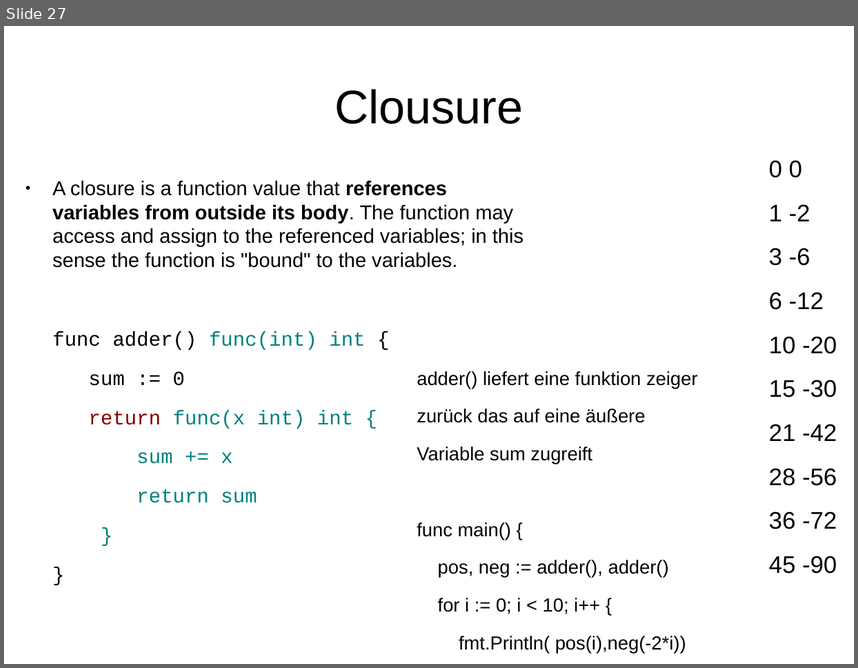
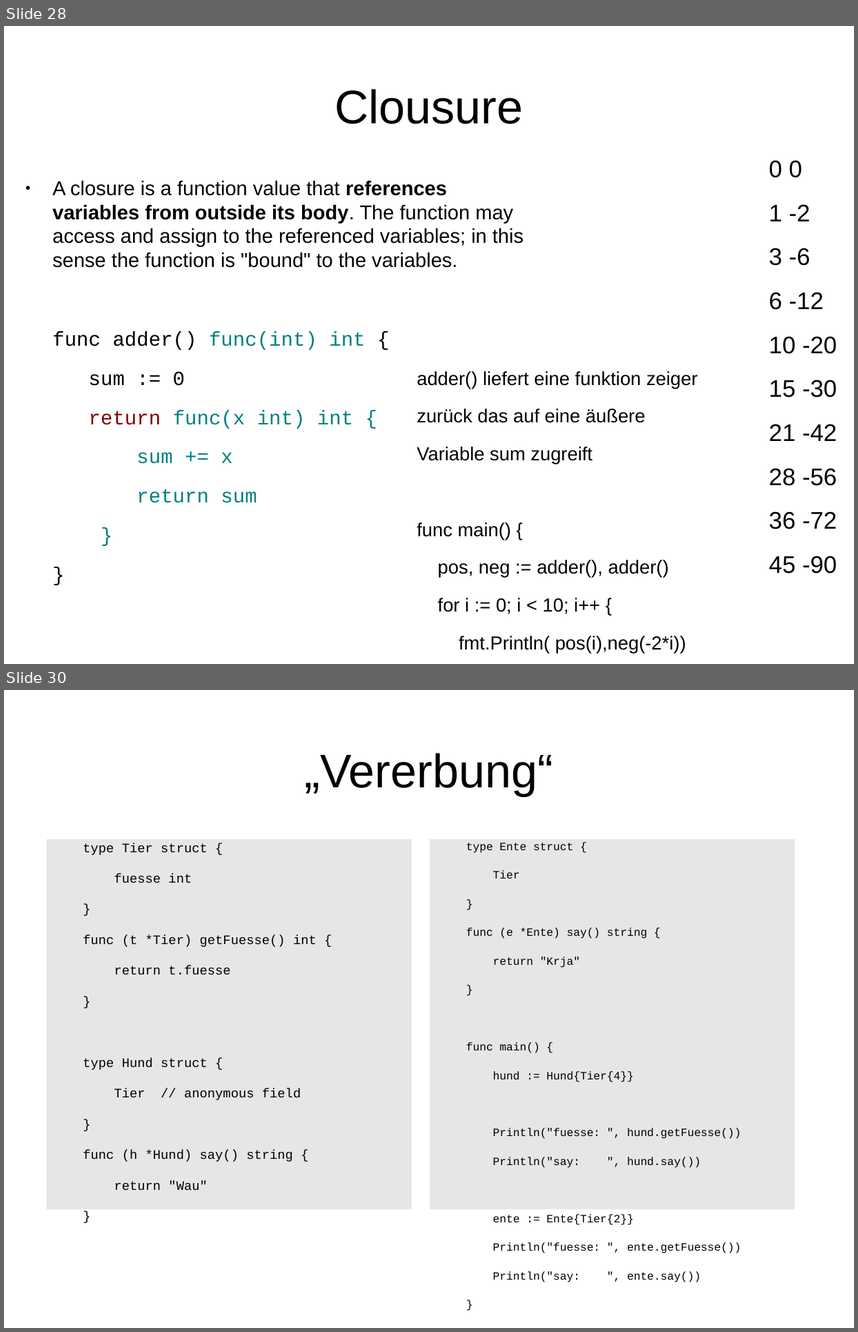
Before and after one commit to rayank77b/smallStuffs, a slide deck: programmierung/vortrag/golang.odp. Shown one above the other, each under a label of ours: slide 27 before the commit, slides 28 and 30 after it; the slides between them are not shown. The pictures are 858x668 and 858x1332 pixels, drawn with LibreOffice and Linux fonts; fonts in the diff are those of the drawing. Boxes give left, top, right and bottom in pixels: in the first picture for what was removed or moved away, otherwise in the second. Text is boxed around its words. In the diff, an @@ line names an element or a change of style, - is before the commit and + after.

```diff
--- a/programmierung/vortrag/golang.odp
+++ b/programmierung/vortrag/golang.odp
@@ slide 30 added at bbox=[4, 690, 854, 1328], background #FFFFFF @@
@@ title added at bbox=[304, 753, 553, 796], 44 pt, text #000000 @@
+„Vererbung“
@@ text added at bbox=[46, 839, 411, 1209], fill #E6E6E6, 12.1 pt, text #000000 @@
+type Tier struct {
+fuesse int
+}
+func (t *Tier) getFuesse() int {
+return t.fuesse
+}
+type Hund struct {
+Tier // anonymous field
+}
+func (h *Hund) say() string {
+return "Wau"
+}
@@ text added at bbox=[430, 839, 795, 1209], fill #E6E6E6, 10.4 pt, text #000000 @@
+type Ente struct {
+Tier
+}
+func (e *Ente) say() string {
+return "Krja"
+}
+func main() {
+hund := Hund{Tier{4}}
+Println("fuesse: ", hund.getFuesse())
+Println("say: ", hund.say())
+ente := Ente{Tier{2}}
+Println("fuesse: ", ente.getFuesse())
+Println("say: ", ente.say())
+}
@@ what was slide 27 is now slide 28 @@
```
Also in this commit, not shown: 8 slides changed, 3 other slides added, 5 other files.
